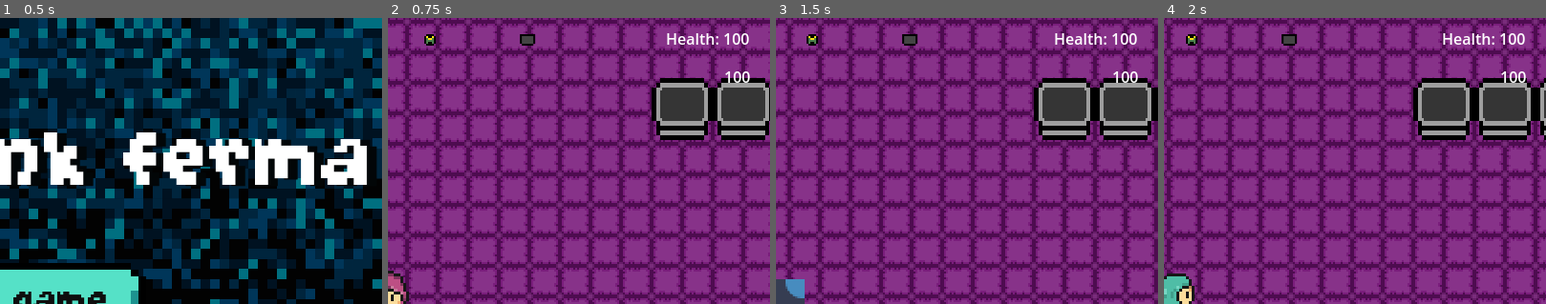
Above: before the commit, frames 1-4 (left to right).
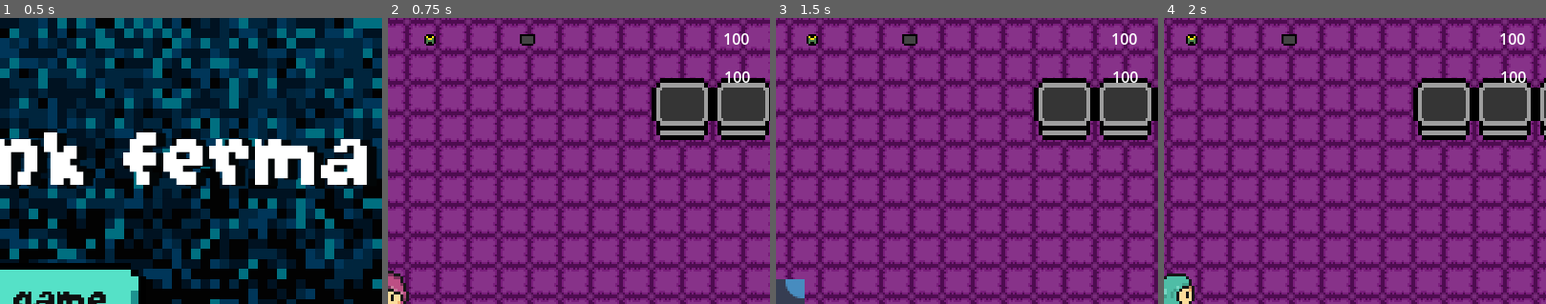
Above: after the commit, the same moments.

Repository: Oxy083612/sandbox-gamejam
Game: Godot game, scene res://scenes/ui/menu/main_menu.tscn
Two runs of this game, one before a commit and one after it. Both use one fixed random seed, a clock stepped at 60 frames per second and the inputs below. The engine's default icon, where the game draws it, is replaced by a stand-in: a white triangle on a blue panel in a dark square.
Inputs (mouse positions are % of the whole screen's width and height, from its top left):
- Up to frame 1 (0.5 s): no input
- Up to frame 2 (0.75 s): click "Start game" at 0.5 s
- Up to frame 3 (1.5 s): tap Enter at 1.25 s; move the mouse to (72, 45) at 1.27 s; hold D (move_right) from 1.28 s (still down); tap Q (attack) at 1.35 s; click (72, 45) at 1.42 s
- Up to frame 4 (2 s): keep holding D (move_right)
The pictures show only the part of the screen within x 50-100%, y 0-50%; the shares and areas given below are measured in that part.

Frame 1 is identical in both runs. In frame 2, 0.3% of the frame differs, in the area x 73-87%, y 5-10%; in frame 3, 0.3%; in frame 4, 0.3%.

Commit message:
update HUD with heart icon

Diff:
--- a/assets/ui/HUD.tscn
+++ b/assets/ui/HUD.tscn
@@ -1,6 +1,7 @@
-[gd_scene load_steps=2 format=3 uid="uid://cvdx0jmkaf3jt"]
+[gd_scene load_steps=3 format=3 uid="uid://cvdx0jmkaf3jt"]
 
 [ext_resource type="Texture2D" uid="uid://dxq2ttrx1r6wd" path="res://assets/monetka.png" id="1_hbkq3"]
+[ext_resource type="Texture2D" uid="uid://b5ssmeqxmwbd1" path="res://assets/heart.png" id="2_1f6ux"]
 
 [node name="HUD" type="CanvasLayer"]
 
@@ -20,7 +21,7 @@
 [node name="Label" type="Label" parent="HealthContainer"]
 clip_contents = true
 layout_mode = 2
-text = "Health: 100"
+text = "100"
 horizontal_alignment = 2
 vertical_alignment = 3
 
@@ -40,7 +41,6 @@
 text = "100"
 
 [node name="GoldIconContainer" type="MarginContainer" parent="."]
-anchors_preset = -1
 offset_left = 856.0
 offset_top = 47.0
 offset_right = 888.0
@@ -52,3 +52,15 @@
 size_flags_vertical = 0
 texture = ExtResource("1_hbkq3")
 stretch_mode = 2
+
+[node name="MarginContainer" type="MarginContainer" parent="."]
+offset_left = 822.0
+offset_top = 8.0
+offset_right = 870.0
+offset_bottom = 52.0
+
+[node name="TextureRect" type="TextureRect" parent="MarginContainer"]
+layout_mode = 2
+size_flags_horizontal = 0
+size_flags_vertical = 0
+texture = ExtResource("2_1f6ux")
Binary file added: assets/heart.png
Not shown: 1 places in scenes/start_map/startowa_mapa.tscn that only renumber resources
